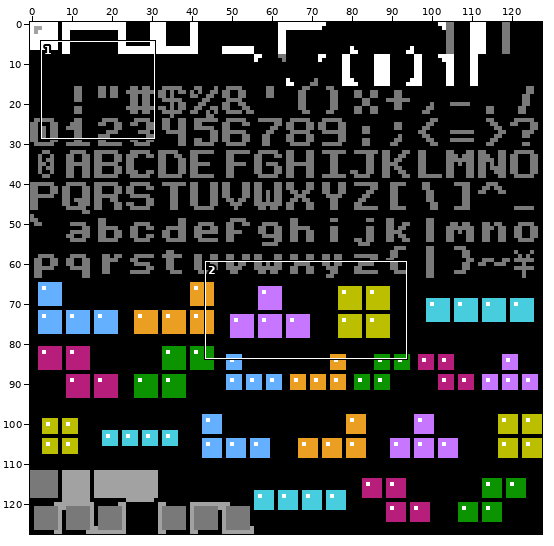
Two versions of one pixel-art file, images/tiles2.aseprite. The first picture is a wide view before the edit; the outline marks the close-up.
Close-up. Before the edit:
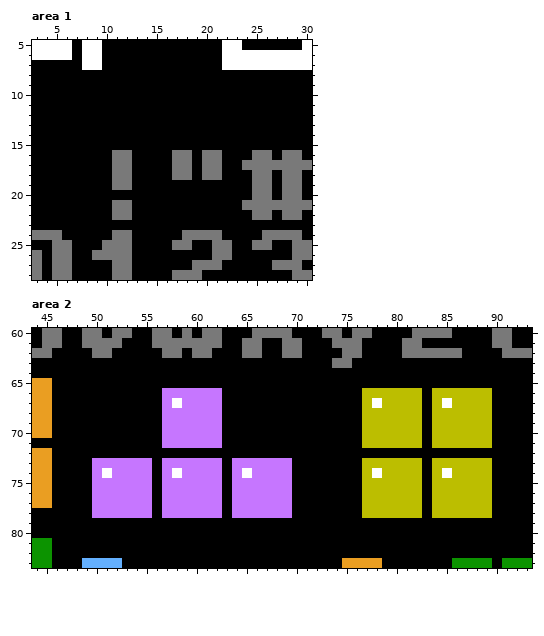
128x128 pixels, 1 frame. Shown: area 1: x 3..30, y 5..28; area 2: x 44..93, y 60..83.
Once edited:
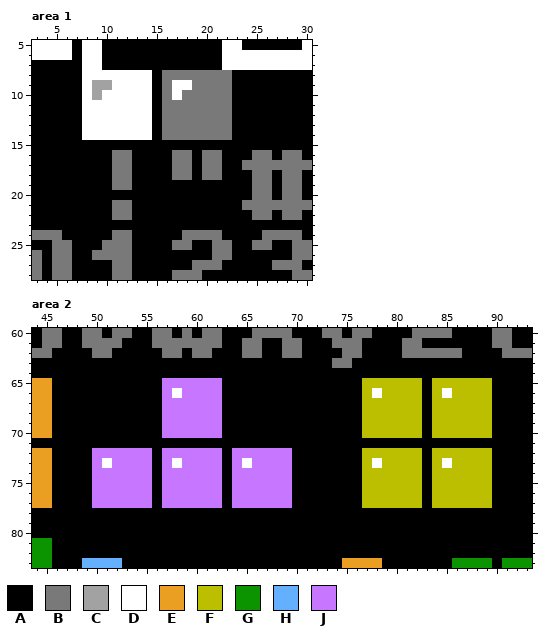
Palette (. is transparent): A #000000  B #797979  C #a2a2a2  D #ffffff  E #ea9e22  F #bcbe00  G #0c9300  H #64b0ff  J #c676ff
Edits made:
--- area 1
@@ x 6..24 @@
  7 AADDAAAAAAAAAAAADDD
- 8 AAAAAAAAAAAAAAAAAAA
- 9 AAAAAAAAAAAAAAAAAAA
-10 AAAAAAAAAAAAAAAAAAA
-11 AAAAAAAAAAAAAAAAAAA
-12 AAAAAAAAAAAAAAAAAAA
-13 AAAAAAAAAAAAAAAAAAA
-14 AAAAAAAAAAAAAAAAAAA
+ 8 AADDDDDDDABBBBBBBAA
+ 9 AADCCDDDDABDDBBBBAA
+10 AADCDDDDDABDBBBBBAA
+11 AADDDDDDDABBBBBBBAA
+12 AADDDDDDDABBBBBBBAA
+13 AADDDDDDDABBBBBBBAA
+14 AADDDDDDDABBBBBBBAA
 15 AAAAAAAAAAAAAAAAAAA
--- area 2
@@ x 44..93 @@
 64 AAAAAAAAAAAAAAAAAAAAAAAAAAAAAAAAAAAAAAAAAAAAAAAAAA
-65 EEAAAAAAAAAAAAAAAAAAAAAAAAAAAAAAAAAAAAAAAAAAAAAAAA
-66 EEAAAAAAAAAAAJJJJJJAAAAAAAAAAAAAAFFFFFFAFFFFFFAAAA
-67 EEAAAAAAAAAAAJDJJJJAAAAAAAAAAAAAAFDFFFFAFDFFFFAAAA
+65 EEAAAAAAAAAAAJJJJJJAAAAAAAAAAAAAAFFFFFFAFFFFFFAAAA
+66 EEAAAAAAAAAAAJDJJJJAAAAAAAAAAAAAAFDFFFFAFDFFFFAAAA
+67 EEAAAAAAAAAAAJJJJJJAAAAAAAAAAAAAAFFFFFFAFFFFFFAAAA
 68 EEAAAAAAAAAAAJJJJJJAAAAAAAAAAAAAAFFFFFFAFFFFFFAAAA
@@ x 44..93 @@
 70 EEAAAAAAAAAAAJJJJJJAAAAAAAAAAAAAAFFFFFFAFFFFFFAAAA
-71 AAAAAAAAAAAAAJJJJJJAAAAAAAAAAAAAAFFFFFFAFFFFFFAAAA
-72 EEAAAAAAAAAAAAAAAAAAAAAAAAAAAAAAAAAAAAAAAAAAAAAAAA
-73 EEAAAAJJJJJJAJJJJJJAJJJJJJAAAAAAAFFFFFFAFFFFFFAAAA
-74 EEAAAAJDJJJJAJDJJJJAJDJJJJAAAAAAAFDFFFFAFDFFFFAAAA
+71 AAAAAAAAAAAAAAAAAAAAAAAAAAAAAAAAAAAAAAAAAAAAAAAAAA
+72 EEAAAAJJJJJJAJJJJJJAJJJJJJAAAAAAAFFFFFFAFFFFFFAAAA
+73 EEAAAAJDJJJJAJDJJJJAJDJJJJAAAAAAAFDFFFFAFDFFFFAAAA
+74 EEAAAAJJJJJJAJJJJJJAJJJJJJAAAAAAAFFFFFFAFFFFFFAAAA
 75 EEAAAAJJJJJJAJJJJJJAJJJJJJAAAAAAAFFFFFFAFFFFFFAAAA
@@ x 44..93 @@
 77 EEAAAAJJJJJJAJJJJJJAJJJJJJAAAAAAAFFFFFFAFFFFFFAAAA
-78 AAAAAAJJJJJJAJJJJJJAJJJJJJAAAAAAAFFFFFFAFFFFFFAAAA
+78 AAAAAAAAAAAAAAAAAAAAAAAAAAAAAAAAAAAAAAAAAAAAAAAAAA
 79 AAAAAAAAAAAAAAAAAAAAAAAAAAAAAAAAAAAAAAAAAAAAAAAAAA
Where, in picture pixels (left, top, right, bottom), the same in both close-ups:
changed: (82, 70, 232, 140)
changed: (92, 378, 292, 478)
changed: (362, 378, 492, 478)
changed: (92, 508, 292, 518)
changed: (362, 508, 492, 518)
